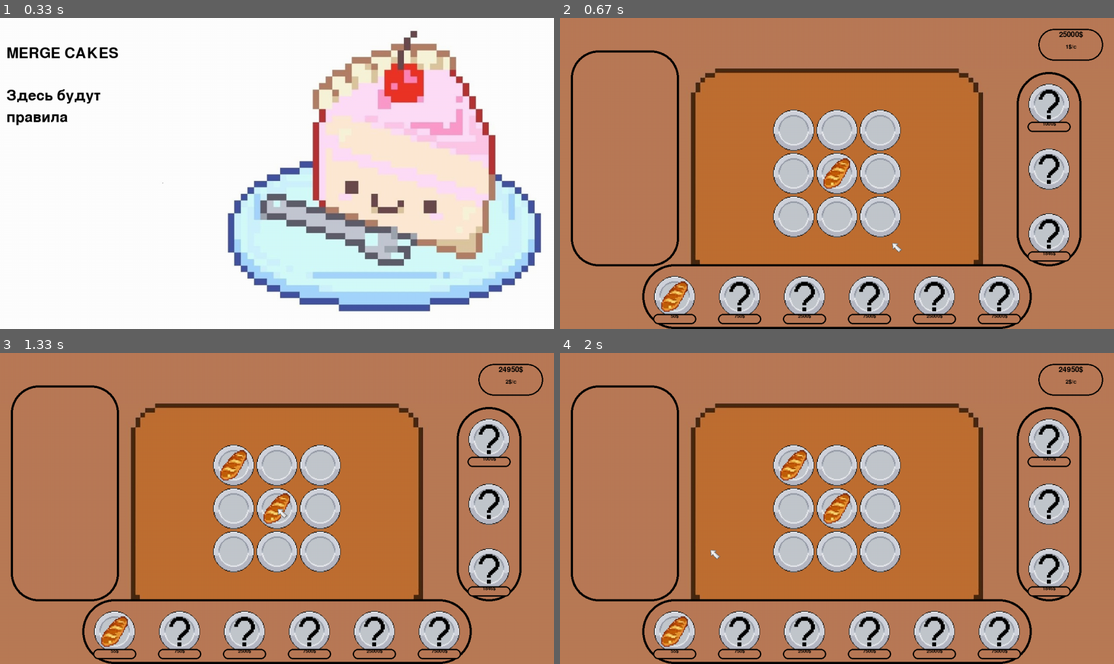
Above: before the commit, frames 1-4 (two rows, left to right).
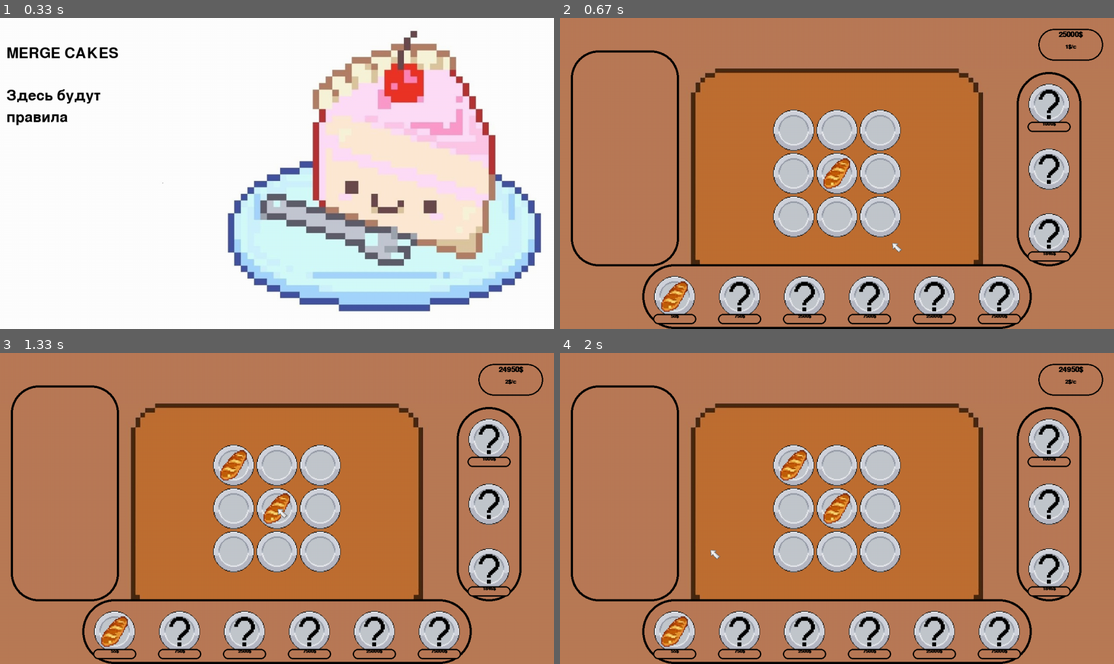
Above: after the commit, the same moments.

Repository: Krivnik/Pygame-Project
Game: pygame game, started from Main.py
The game is run twice, just before and just after one commit, with the same random seed, the same clock (stepped at 60 frames per second) and the same inputs.
Inputs (mouse positions are in pixels of both pictures, inside the frame that each line leads up to):
- Up to frame 1 (0.33 s): no input
- Up to frame 2 (0.67 s): press the mouse at (704, 176) at 0.37 s; move the mouse to (798, 207) at 0.47 s; release the mouse at (892, 241) at 0.6 s
- Up to frame 3 (1.33 s): click "50$" at 0.72 s; click (277, 508) at 1.05 s
- Up to frame 4 (2 s): click (792, 464) at 1.38 s; press the mouse at (704, 511) at 1.7 s; move the mouse to (704, 530) at 1.8 s; release the mouse at (709, 548) at 1.93 s

Frame 1 is identical in both runs. In frame 2, 0.2% of the frame differs, in the area x 20-95%, y 4-97%; in frame 3, 0.2%; in frame 4, 0.2%.

Commit message:
Some optimization

Diff:
--- a/Main.py
+++ b/Main.py
@@ -1,5 +1,4 @@
 import pygame
-import sys
 from math import ceil
 from random import choice
 from image_loading import load_image
@@ -7,35 +6,25 @@
 
 
 def render_environment():
-    cookies_info = Panel('Vl')
-    cookies_info.rect.x = 25
-    cookies_info.rect.y = 75
-
-    boosts = Panel('Vr')
-    boosts.rect.x = 1055
-    boosts.rect.y = 125
-
-    shop = Panel('H')
-    shop.rect.x = 190
-    shop.rect.y = 570
-
-    b_panel = Panel('B')
-    b_panel.rect.x = 1105
-    b_panel.rect.y = 25
+    for y in range(b.height):
+        for x in range(b.width):
+            Cell(x, y)
+
+    Panel('Vl', 25, 75)
+    Panel('Vr', 1055, 125)
+    Panel('H', 190, 570)
+    Panel('B', 1105, 25)
 
     for lvl in range(1, 7):
         ShopButton(lvl)
     for i in range(6):
-        price = Panel('P')
-        price.rect.x = 215 + i * 150
-        price.rect.y = 685
-
-    for _ in range(1, 4):
-        BoostButton(_)
-    for i in range(0, 3, 2):
-        price = Panel('P')
-        price.rect.x = 1080
-        price.rect.y = 240 + i * 150
+        Panel('P', 215 + i * 150, 685)
+
+    for t in range(1, 4):
+        BoostButton(t)
+    for i in range(2):
+        Panel('P', 1080, 240 + i * 300)
+
     Cookie(1, (1, 1))
 
 
@@ -43,58 +32,42 @@
     particle_count = 30
     numbers = range(-5, 5)
     for _ in range(particle_count):
-        Particle(position, choice(numbers), choice(numbers))
-
-
-balance = 25000
+        Particle(position, [choice(numbers), choice(numbers)])
 
 
 class Board:
     def __init__(self, width_in_cells, height_in_cells):
         self.width = width_in_cells
         self.height = height_in_cells
+        self.cell_size = 100
         self.board = [[[0, 1] for _ in range(self.width)] for _ in range(self.height)]
-        self.cell_size = 100
         self.left = width // 2 - self.cell_size * self.width // 2
         self.top = height // 2 - self.cell_size * self.height // 2
-
-        for h in range(self.height):
-            for w in range(self.width):
-                c = Cell(w, h)
-                c.rect.x = self.left + w * self.cell_size
-                c.rect.y = self.top + h * self.cell_size
 
     def expand(self, width_in_cells, height_in_cells):
         if width_in_cells > self.width or height_in_cells > self.height:
             start_width, start_height = self.width, self.height
-            self.width = width_in_cells
-            self.height = height_in_cells
+            self.width, self.height = width_in_cells, height_in_cells
             self.left = width // 2 - self.cell_size * self.width // 2
             self.top = height // 2 - self.cell_size * self.height // 2
+
             for row in self.board:
-                for _ in range(self.width - start_width):
+                for cell in range(self.width - start_width):
                     row += [[0, 1]]
             for row in range(self.height - start_height):
                 self.board += [[[0, 1] for _ in range(self.width)]]
 
             for cell in cells_group:
                 cell.kill()
-
-            for h in range(self.height):
-                for w in range(self.width):
-                    c = Cell(w, h)
-                    c.rect.x = self.left + w * self.cell_size
-                    c.rect.y = self.top + h * self.cell_size
+            for y in range(self.height):
+                for x in range(self.width):
+                    Cell(x, y)
 
             for c in cookies_group:
-                c.width, c.height, c.top, c.left, c.cell_size = b.get_info()
-                c.rect.x = 13 + c.left + c.x * c.cell_size
-                c.rect.y = 13 + c.top + c.y * c.cell_size
+                c.rect.x = 13 + b.left + c.x * b.cell_size
+                c.rect.y = 13 + b.top + c.y * b.cell_size
         else:
             print('ПОЛЕ ДОЛЖНО РАСШИРЯТЬСЯ')
-
-    def get_info(self):
-        return self.width, self.height, self.top, self.left, self.cell_size
 
 
 class Cell(pygame.sprite.Sprite):
@@ -103,10 +76,12 @@
         self.x, self.y = pos_x, pos_y
         self.image = load_image('cell.png')
         self.rect = self.image.get_rect()
+        self.rect.x = b.left + pos_x * b.cell_size
+        self.rect.y = b.top + pos_y * b.cell_size
 
 
 class Panel(pygame.sprite.Sprite):
-    def __init__(self, t):
+    def __init__(self, t, x, y):
         super().__init__()
         if t == 'Vr':
             self.image = load_image('vertical right panel.png', -1)
@@ -124,6 +99,7 @@
             self.image = load_image('price panel.png', -1)
             self.add(price_panels_group)
         self.rect = self.image.get_rect()
+        self.rect.x, self.rect.y = x, y
 
 
 class Cursor(pygame.sprite.Sprite):
@@ -134,10 +110,9 @@
         self.rect.x, self.rect.y = pygame.mouse.get_pos()
         self.visible = True
 
-    def update(self, *args):
-        if args and args[0].type == pygame.MOUSEMOTION and pygame.mouse.get_focused():
-            self.rect.x, self.rect.y = args[0].pos[0], args[0].pos[1]
+    def move(self, pos):
         if pygame.mouse.get_focused():
+            self.rect.x, self.rect.y = pos[0], pos[1]
             self.visible = True
         else:
             self.visible = False
@@ -146,20 +121,18 @@
 class Cookie(pygame.sprite.Sprite):
     def __init__(self, lvl, pos):
         super().__init__(cookies_group)
-        self.width, self.height, self.top, self.left, self.cell_size = b.get_info()
         self.lvl = lvl
-        self.income = int([0, 1, 2, 4, 9, 19, 40, 85, 178, 375, 790][self.lvl]
+        b.board[pos[1]][pos[0]][0] = lvl
+        self.x, self.y = pos[0], pos[1]
+        self.income = int([0, 1, 2, 5, 12, 30, 70, 150, 320, 700, 1500][self.lvl]
                           * b.board[pos[1]][pos[0]][1])
+
         self.image = load_image(f'lvl{str(lvl)}_sprite.png')
-        self.mask = pygame.mask.from_surface(self.image)
-        b.board[pos[1]][pos[0]][0] = lvl
-
-        self.x, self.y = pos[0], pos[1]
-        self.rect = self.image.get_rect()
-        self.rect.x = 13 + self.left + self.x * self.cell_size
-        self.rect.y = 13 + self.top + self.y * self.cell_size
-
-    def update(self, x, y):
+        self.rect = self.image.get_rect()
+        self.rect.x = 13 + b.left + self.x * b.cell_size
+        self.rect.y = 13 + b.top + self.y * b.cell_size
+
+    def move(self, x, y):
         self.rect.x += x
         self.rect.y += y
 
@@ -178,8 +151,8 @@
 
         start_x, start_y = self.x, self.y
         self.x, self.y = target_cell_pos[0], target_cell_pos[1]
-        self.rect.x = 13 + self.left + self.x * self.cell_size
-        self.rect.y = 13 + self.top + self.y * self.cell_size
+        self.rect.x = 13 + b.left + self.x * b.cell_size
+        self.rect.y = 13 + b.top + self.y * b.cell_size
         if (self.x, self.y) == (start_x, start_y):
             pass
         elif b.board[self.y][self.x][0] == 0:
@@ -193,8 +166,8 @@
             for c in pygame.sprite.spritecollide(self, cookies_group, False):
                 if c != self:
                     c.x, c.y = start_x, start_y
-                    c.rect.x = 13 + c.left + c.x * c.cell_size
-                    c.rect.y = 13 + c.top + c.y * c.cell_size
+                    c.rect.x = 13 + b.left + c.x * b.cell_size
+                    c.rect.y = 13 + b.top + c.y * b.cell_size
             b.board[self.y][self.x][0], b.board[start_y][start_x][0] = \
                 b.board[start_y][start_x][0], b.board[self.y][self.x][0]
 
@@ -231,7 +204,7 @@
         else:
             print('НЕДОСТАТОЧНО СРЕДСТВ')
 
-    def update_enabled(self):
+    def update(self):
         if not self.enabled:
             for row in b.board:
                 for cell in row:
@@ -261,7 +234,7 @@
         self.rect.y = 150 + (self.type - 1) * 150
 
     def click(self):
-        global balance, x3boost_counter
+        global balance, x3boost_counter, cookies_visible, upgrade_buttons_visible
         if self.type == 1:
             if self.price <= balance and self.lvl < 4:
                 if self.lvl % 2 != 0:
@@ -275,18 +248,21 @@
                 print('ДОСТИГНУТ МАКСИМАЛЬНЫЙ УРОВЕНЬ ДОСКИ')
             else:
                 print('НЕДОСТАТОЧНО СРЕДСТВ')
+
         elif self.type == 2:
-            pass
+            cookies_visible = not cookies_visible
+            upgrade_buttons_visible = not upgrade_buttons_visible
+
         elif self.type == 3:
             if self.price <= balance and x3boost_counter % 300 == 0:
                 x3boost_counter += 1
                 balance -= self.price
-            elif x3boost_counter % 18000 != 0:
+            elif x3boost_counter % 300 != 0:
                 print('БУСТ УЖЕ ДЕЙСТВУЕТ')
             else:
                 print('НЕДОСТАТОЧНО СРЕДСТВ')
 
-    def update_enabled(self):
+    def update(self):
         if not self.enabled:
             for row in b.board:
                 for cell in row:
@@ -294,10 +270,17 @@
                         self.enabled = True
                         self.image = load_image(f'boost_cell{str(self.type)}.png')
                         create_particles((self.rect.x + 50, self.rect.y + 50))
-
+        if self.type == 2 and self.enabled:
+            if cookies_visible:
+                self.image = load_image(f'boost_cell{str(self.type)}.png')
+            else:
+                self.image = load_image(f'cross_cell.png')
         if self.type == 3:
-            self.price = int(sum([sh_b.price for sh_b in shop_buttons_group]) / 6 / 10)  # Я не знаю,
-            # куда еще можно закинуть это обновление цены
+            self.price = int(sum([sh_b.price for sh_b in shop_buttons_group]) / 6 / 10)
+
+
+class UpgradeButton(pygame.sprite.Sprite):
+    pass
 
 
 class Particle(pygame.sprite.Sprite):
@@ -305,15 +288,15 @@
     for scale in (15, 20, 25):
         fire.append(pygame.transform.scale(fire[0], (scale, scale)))
 
-    def __init__(self, pos, dx, dy):
+    def __init__(self, pos, delta):
         super().__init__(particle_group)
         self.image = choice(self.fire)
         self.rect = self.image.get_rect()
 
-        self.velocity = [dx, dy]
+        self.velocity = delta
         self.rect.x, self.rect.y = pos
 
-        self.gravity = 0.09
+        self.gravity = 0.1
 
     def update(self):
         self.velocity[1] += self.gravity
@@ -347,11 +330,17 @@
     start_screen()
 
     b = Board(3, 3)
-    board_info = b.get_info()
     render_environment()
+
+    balance = 24999
+
+    cookies_visible = True
+    upgrade_buttons_visible = False
+    collided_cookie = None
 
     counter = 0
     x3boost_counter = 0
+
     running = True
     moving = False
     while running:
@@ -361,37 +350,40 @@
                 running = False
             elif event.type == pygame.MOUSEBUTTONDOWN:
                 x0, y0 = event.pos
-                if pygame.sprite.spritecollideany(cur, cookies_group):
-                    collided_cookies = pygame.sprite.spritecollide(cur, cookies_group, False)
+                if pygame.sprite.spritecollideany(cur, cookies_group) and cookies_visible:
+                    collided_cookie = pygame.sprite.spritecollide(cur, cookies_group, False)[0]
                     moving = True
                 elif pygame.sprite.spritecollideany(cur, buttons_group):
-                    collided_buttons = pygame.sprite.spritecollide(cur, buttons_group, False)
-                    for btn in collided_buttons:
-                        if btn.enabled:
-                            btn.click()
+                    collided_button = pygame.sprite.spritecollide(cur, buttons_group, False)[0]
+                    if cookies_visible or \
+                            (not cookies_visible and
+                             collided_button in boost_buttons_group and
+                             collided_button.type == 2):
+                        if collided_button.enabled:
+                            collided_button.click()
                         else:
-                            print(btn.message)
+                            print(collided_button.message)
+                    else:
+                        print('ВЫ НАХОДИТЕСЬ В РЕЖИМЕ УЛУЧШЕНИЯ ТАРЕЛОК')
             elif event.type == pygame.MOUSEBUTTONUP:
                 if moving:
-                    for cookie in collided_cookies:
-                        cookie.go_to_nearest_cell()
-                        moving = False
+                    collided_cookie.go_to_nearest_cell()
+                    collided_cookie = None
+                    moving = False
             if event.type == pygame.MOUSEMOTION:
+                cur.move(event.pos)
                 if moving:
                     dx, dy = event.pos[0] - x0, event.pos[1] - y0
-                    for cookie in collided_cookies:
-                        cookie.update(dx, dy)
+                    collided_cookie.move(dx, dy)
                     x0, y0 = event.pos
-            cur.update(event)
-        for btn in buttons_group:
-            btn.update_enabled()
+        buttons_group.update()
         particle_group.update()
         cells_group.draw(screen)
         panels_group.draw(screen)
         buttons_group.draw(screen)
         price_panels_group.draw(screen)
 
-        font = pygame.font.SysFont('segoe script', 16)
+        font = pygame.font.SysFont('comic sans', 16, True)
 
         cookies_price = [f'{sh_b.price}$' for sh_b in shop_buttons_group]
         text_coord1 = 215
@@ -425,27 +417,57 @@
         for line in balance_text:
             font_size -= 5
             text_coord += 30
-            font = pygame.font.SysFont('segoe script', font_size)
+            font = pygame.font.SysFont('comic sans', font_size, True)
             string_rendered = font.render(line, True, 'black')
             intro_rect = string_rendered.get_rect()
             intro_rect.y = text_coord
             intro_rect.x = 1105 + (75 - intro_rect.width / 2)
             screen.blit(string_rendered, intro_rect)
 
-        cookies_group.draw(screen)
+        if cookies_visible:
+            if collided_cookie:
+                pygame.sprite.Group([c for c in cookies_group if c != collided_cookie]).draw(screen)
+                pygame.sprite.Group(collided_cookie).draw(screen)
+            else:
+                cookies_group.draw(screen)
         particle_group.draw(screen)
         if cur.visible:
             cur_group.draw(screen)
         pygame.display.flip()
-        if counter % 54 == 0:  # я не знаю почему, но у меня значение такое
+        if counter % 120 == 0:
             if x3boost_counter % 300 != 0:
                 balance += 3 * sum([c.income for c in cookies_group])
                 x3boost_counter += 1
                 print(x3boost_counter)
-            elif x3boost_counter % 300 == 0:
-                pass
             else:
                 balance += sum([c.income for c in cookies_group])
         counter += 1
-        pygame.time.Clock().tick(120)
     pygame.quit()
+
+# Записки сумашедшего:
+
+# Оптимизировать перемещение печенья и его размещение на поле после перетаскивания
+
+# Найти в библиотеке пайгейма адекватный таймер и переделать х3 буст под него
+
+# Доделать улучшение тарелок, либо забить и сделать его по типу расширения поля,
+# где коэффициент увеличения прибыли для всех тарелок будет общий
+
+# Добавить что-то анимированное (скорее всего на стартовом экране)
+
+# Сделать финальное окно при соединении 2 печенек 10 уровня, на котором будет написано:
+# суммарное кол-во соединений
+# общее кол-во заработанных денег
+# общее кол-во купленных печенек
+
+# Создать requirements.txt
+
+# Записать в какой-нибудь txt-файл какую-нибудь инфу
+
+# Если будет не лень, добавить музон
+
+# Запихать все это в exe-шник
+
+# Сделать презентацию и пояснительную записку
+
+# Для 1 дня выглядит многовато :'(
Binary file added: data/cross_cell.png
